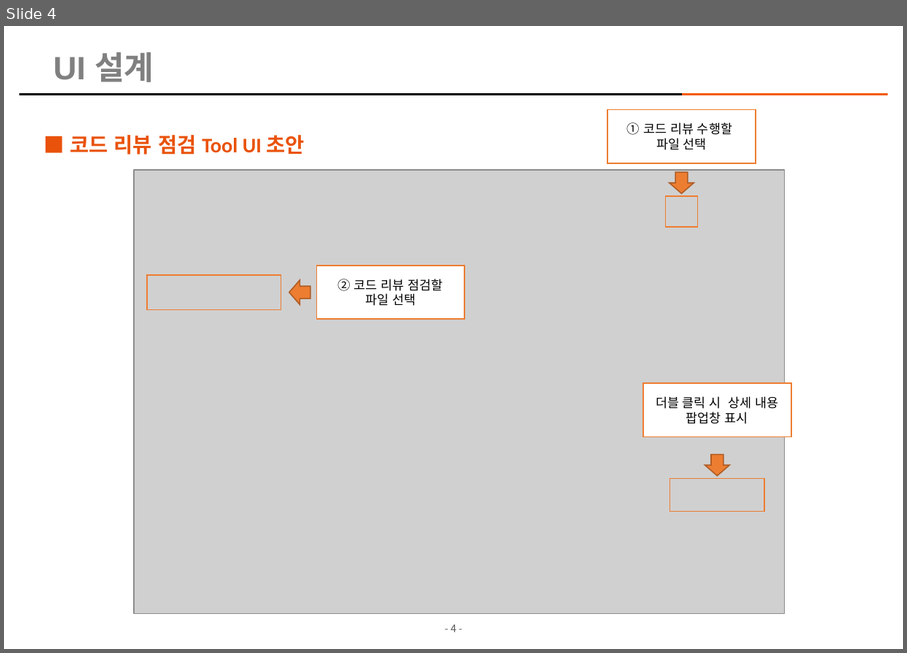
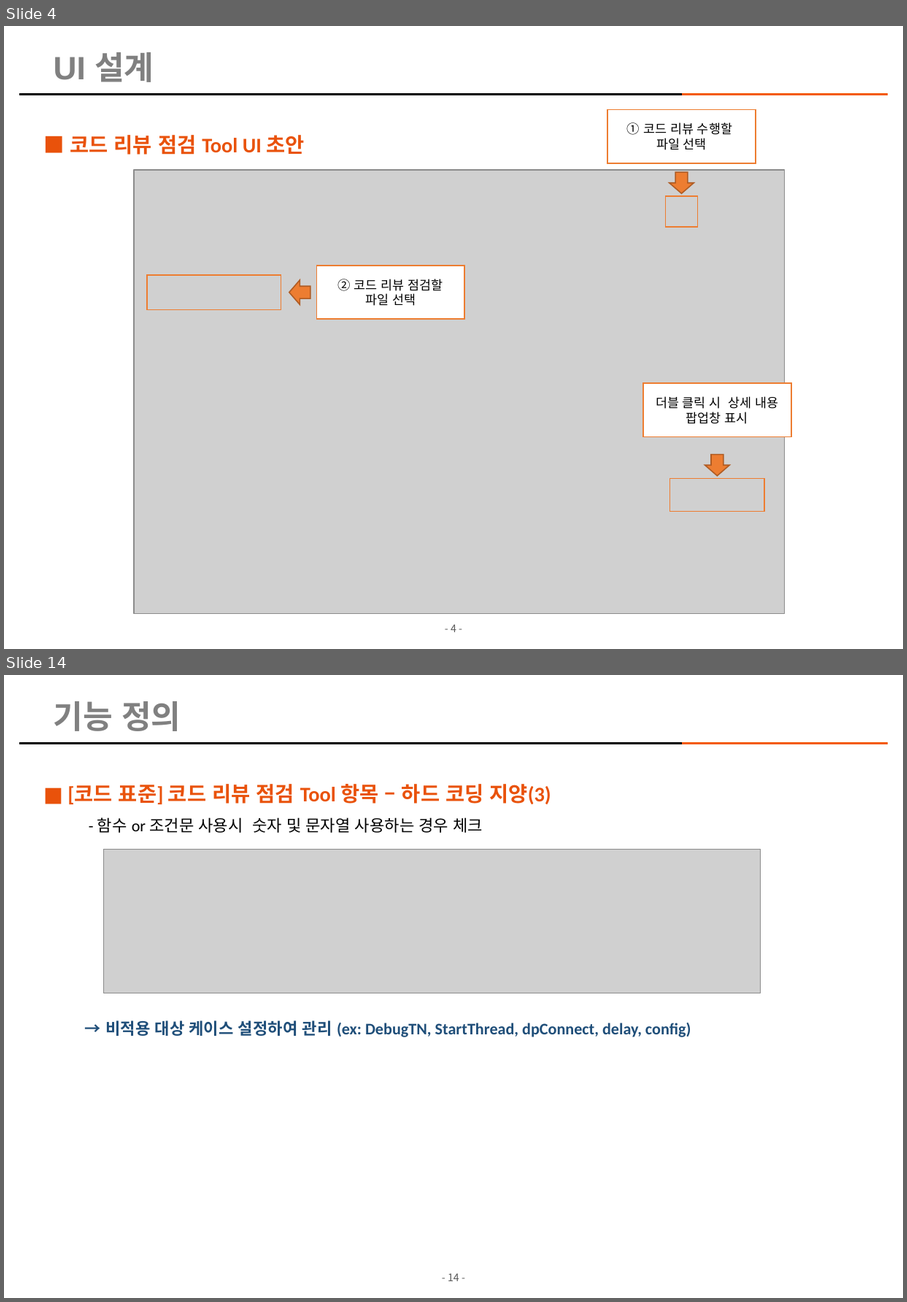
Before and after one commit to kimhopepa/PythonPjt, a slide deck: CodeReviewTool/doc/CodeReview_점검_Tool_개발계획서_rev06.pptx. Shown one above the other, each under a label of ours: slide 4 before the commit, slides 4 and 14 after it; the slides between them are not shown. The pictures are 907x653 and 907x1302 pixels, drawn with LibreOffice and Linux fonts; fonts in the diff are those of the drawing; grey boxes stand for pictures; background and template pictures are left out. Boxes give left, top, right and bottom in pixels: in the first picture for what was removed or moved away, otherwise in the second. Text is boxed around its words. In the diff, an @@ line names an element or a change of style, - is before the commit and + after.

```diff
--- a/CodeReviewTool/doc/CodeReview_점검_Tool_개발계획서_rev06.pptx
+++ b/CodeReviewTool/doc/CodeReview_점검_Tool_개발계획서_rev06.pptx
@@ slide 14 added at box(4, 675, 903, 1298), background picture (left out); not listed: 3 template elements that a slide beside it also shows @@
@@ title added at box(54, 701, 181, 731), 28 pt, text #808080, bold @@
+기능 정의
@@ text added at box(68, 784, 692, 1037), 14 pt, text #1F4E79, bold @@
+■ [코드 표준] 코드 리뷰 점검 Tool 항목 – 하드 코딩 지양(3)
+  - 함수 or 조건문 사용시 숫자 및 문자열 사용하는 경우 체크
+  → 비적용 대상 케이스 설정하여 관리 (ex: DebugTN, StartThread, dpConnect, delay, config)
@@ picture added at box(104, 849, 760, 993) @@
```
Also in this commit, not shown: 6 slides changed, 4 other slides added, 10 slides removed, 7 other files.
